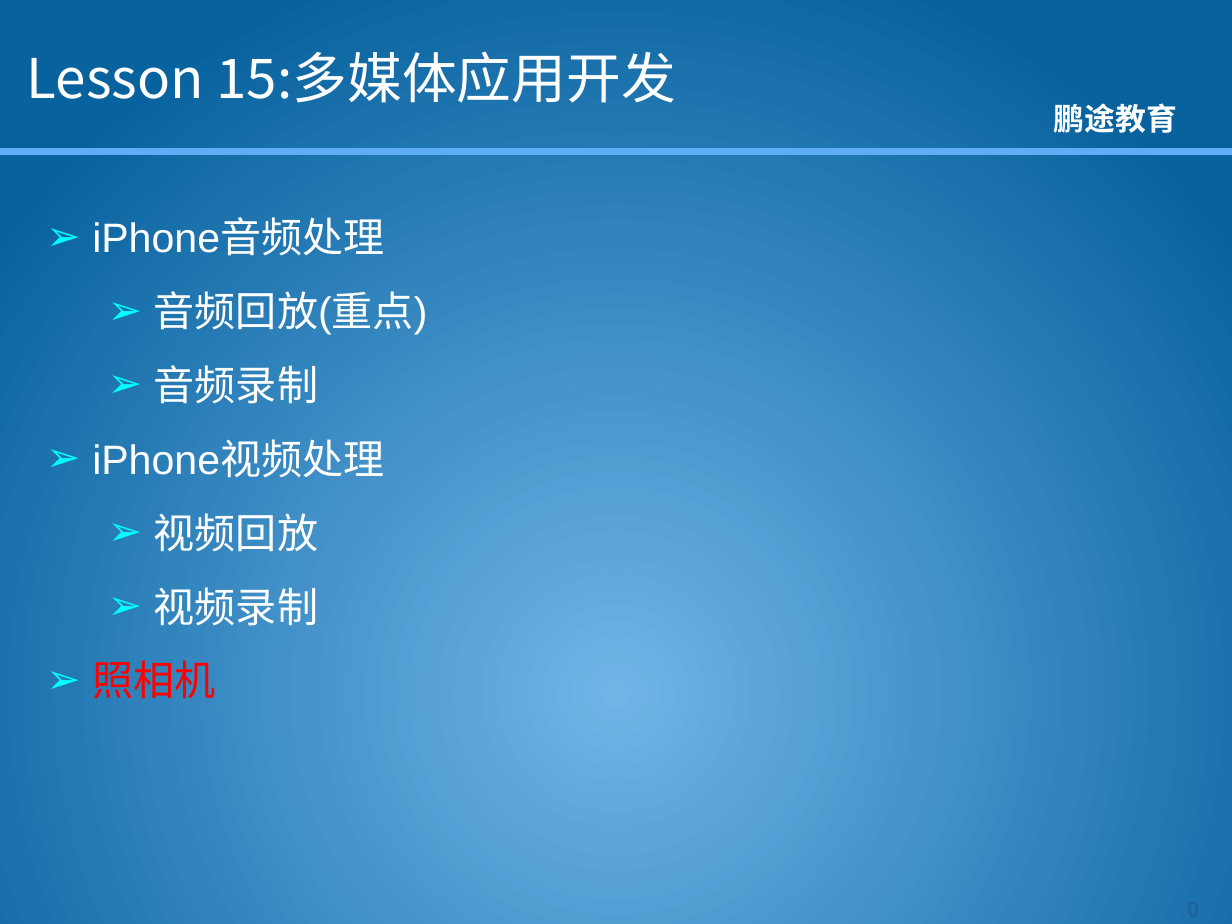
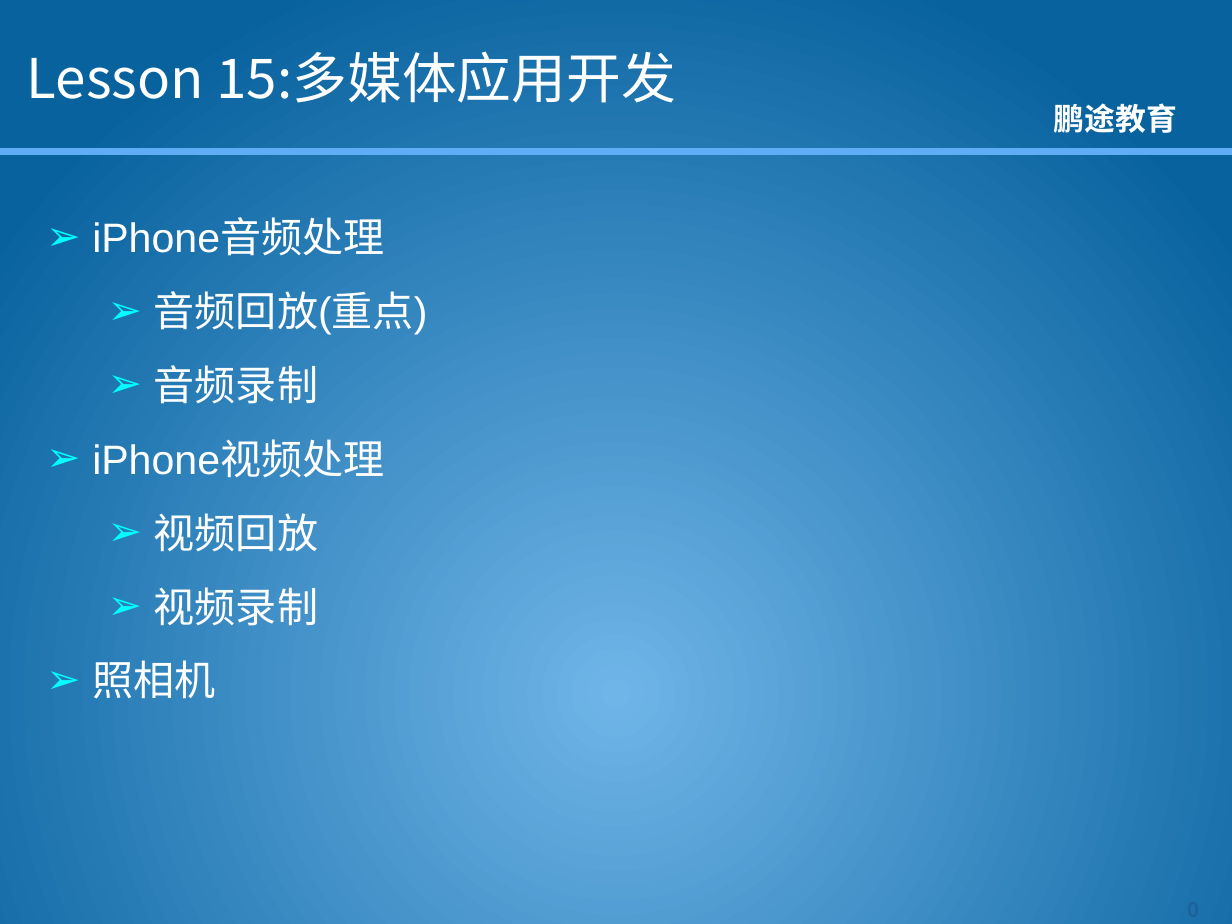
Before and after one commit to kkdmh77/gjh_baoche, a slide deck: slide 1 of 资料/课件/IPhone开发教程15-音频&视频&照相机开发.pptx. Drawn at 1232x924 pixels with LibreOffice and Linux fonts; fonts in the diff are those of the drawing; background and template pictures are left out. Boxes give left, top, right and bottom in pixels: in the first picture for what was removed or moved away, otherwise in the second. Text is boxed around its words. In the diff, an @@ line names an element or a change of style, - is before the commit and + after.

```diff
--- a/资料/课件/IPhone开发教程15-音频&视频&照相机开发.pptx
+++ b/资料/课件/IPhone开发教程15-音频&视频&照相机开发.pptx
@@ text at (x1=92, y1=660, x2=215, y2=699): text colour #FF0000 to #FFFFFF in "照相机" @@
```
Also in this commit, not shown: 1 other slide changed, 1 slide added, 29 other files.
